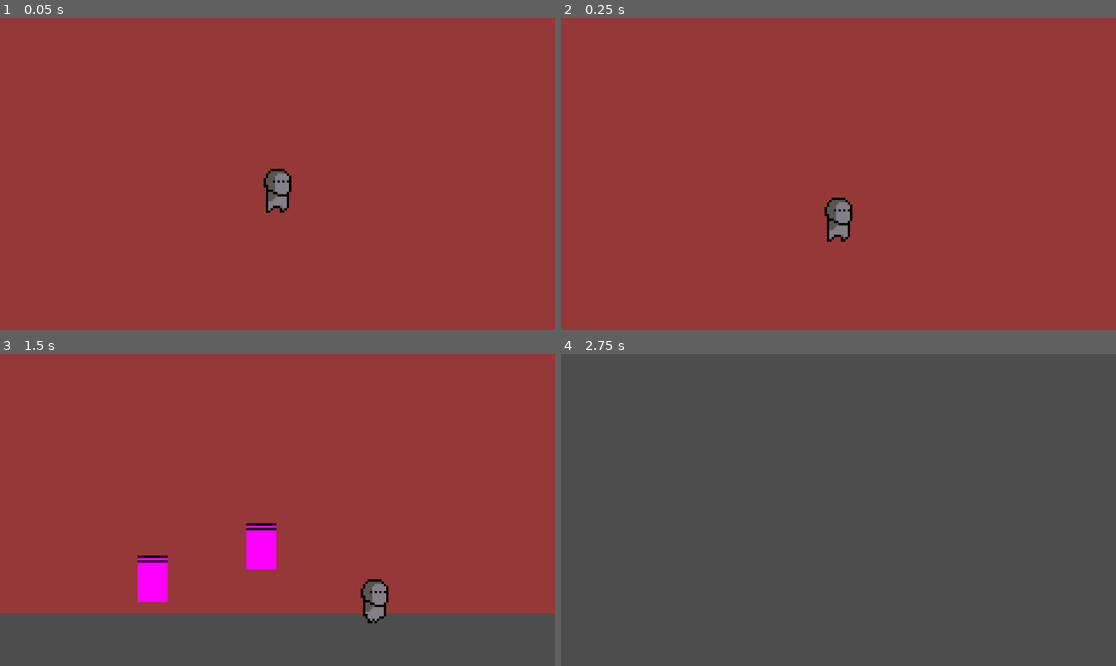
Above: before the commit, frames 1-4 (two rows, left to right).
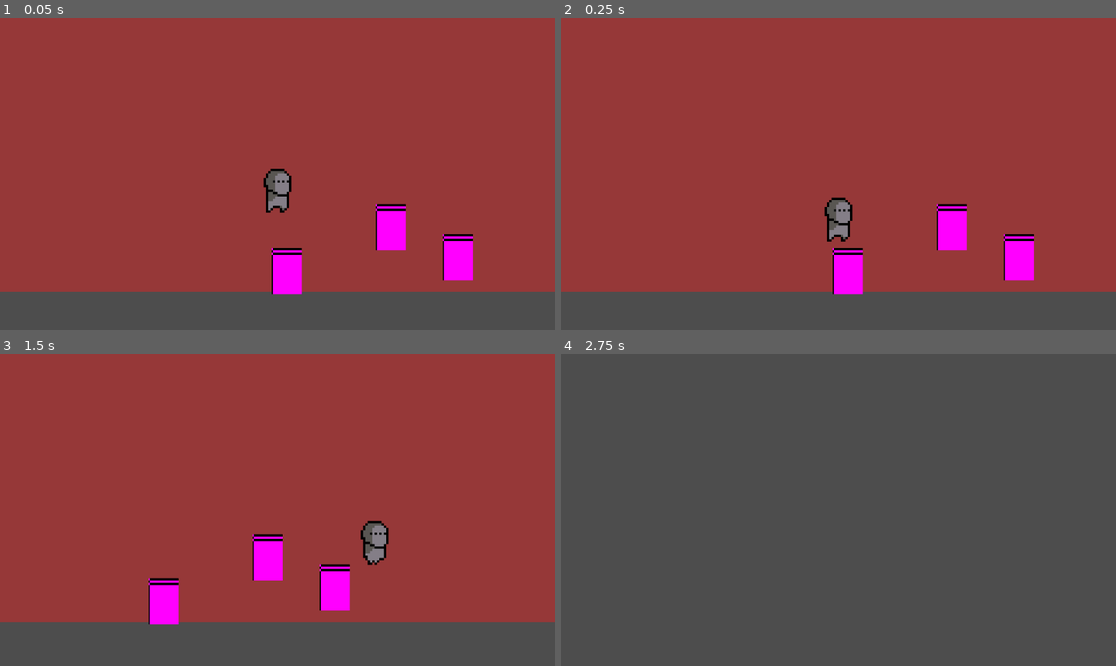
Above: after the commit, the same moments.

Repository: Muircat/gamejam2.0
Game: Godot game, scene res://testlevel.tscn
The game is run twice, just before and just after one commit, with the same random seed, the same clock (stepped at 60 frames per second) and the same inputs.
Inputs:
- Up to frame 1 (0.05 s): no input
- Up to frame 2 (0.25 s): no input
- Up to frame 3 (1.5 s): hold D (move_right) from 0.53 s (still down); tap Space (jump) at 0.6, 0.77, 1.07, 1.35 s
- Up to frame 4 (2.75 s): tap Space (jump) at 1.52, 1.82, 2.1 s; release D (move_right) at 2.03 s; hold A (move_left) from 2.03 s (still down)

The runs differ from the first frame. In frame 1, 15% of the frame differs, in the area x 0-100%, y 59-100%; in frame 2, 15%; in frame 3, 6.6%; in frame 4, nothing differs.

Commit message:
left level start

Diff:
--- /dev/null
+++ b/Left_levelv1.tscn
@@ -0,0 +1,43 @@
+[gd_scene format=3 uid="uid://4adto5mld4sh"]
+
+[ext_resource type="PackedScene" uid="uid://c0ojkm3pkvv4e" path="res://testcharacter.tscn" id="1_anwsc"]
+
+[sub_resource type="RectangleShape2D" id="RectangleShape2D_0kbk6"]
+
+[sub_resource type="PlaceholderTexture2D" id="PlaceholderTexture2D_f37j7"]
+
+[node name="left_level" type="Control" unique_id=661427357]
+layout_mode = 3
+anchors_preset = 0
+
+[node name="Control" type="Control" parent="." unique_id=1901440438]
+anchors_preset = 0
+offset_right = 40.0
+offset_bottom = 40.0
+
+[node name="ColorRect" type="ColorRect" parent="Control" unique_id=1769008212]
+layout_mode = 0
+offset_left = -2000.0
+offset_right = 1000.0
+offset_bottom = 500.0
+mouse_filter = 2
+
+[node name="floor" type="Control" parent="Control" unique_id=518050267]
+anchors_preset = 0
+offset_right = 40.0
+offset_bottom = 40.0
+
+[node name="StaticBody2D" type="StaticBody2D" parent="Control/floor" unique_id=1320227449]
+
+[node name="CollisionShape2D" type="CollisionShape2D" parent="Control/floor/StaticBody2D" unique_id=732900609]
+position = Vector2(-500, 499)
+scale = Vector2(150, 0.25)
+shape = SubResource("RectangleShape2D_0kbk6")
+
+[node name="Sprite2D" type="Sprite2D" parent="Control/floor/StaticBody2D" unique_id=788113401]
+position = Vector2(-500, 499)
+scale = Vector2(3000, 4.998)
+texture = SubResource("PlaceholderTexture2D_f37j7")
+
+[node name="TestCharacter" parent="Control" unique_id=1608240896 instance=ExtResource("1_anwsc")]
+position = Vector2(388, 400)
--- /dev/null
+++ b/testcharactercalum.tscn
@@ -0,0 +1,109 @@
+[gd_scene format=3 uid="uid://b08xao25xh4c3"]
+
+[ext_resource type="Script" uid="uid://bxjrgqessybs0" path="res://testcharacterscript.gd" id="1_qqbg2"]
+[ext_resource type="Texture2D" uid="uid://cy0uo4wm8et0" path="res://chknightspritesheet.png" id="2_si75p"]
+
+[sub_resource type="RectangleShape2D" id="RectangleShape2D_qb6j1"]
+size = Vector2(12, 19)
+
+[sub_resource type="AtlasTexture" id="AtlasTexture_qw0o3"]
+atlas = ExtResource("2_si75p")
+region = Rect2(0, 0, 64, 64)
+
+[sub_resource type="AtlasTexture" id="AtlasTexture_qb6j1"]
+atlas = ExtResource("2_si75p")
+region = Rect2(64, 0, 64, 64)
+
+[sub_resource type="AtlasTexture" id="AtlasTexture_lo6nh"]
+atlas = ExtResource("2_si75p")
+region = Rect2(128, 0, 64, 64)
+
+[sub_resource type="AtlasTexture" id="AtlasTexture_1dxbx"]
+atlas = ExtResource("2_si75p")
+region = Rect2(128, 0, 64, 64)
+
+[sub_resource type="AtlasTexture" id="AtlasTexture_ybn5s"]
+atlas = ExtResource("2_si75p")
+region = Rect2(64, 0, 64, 64)
+
+[sub_resource type="AtlasTexture" id="AtlasTexture_l8krr"]
+atlas = ExtResource("2_si75p")
+region = Rect2(384, 0, 64, 64)
+
+[sub_resource type="AtlasTexture" id="AtlasTexture_exmxo"]
+atlas = ExtResource("2_si75p")
+region = Rect2(64, 64, 64, 64)
+
+[sub_resource type="AtlasTexture" id="AtlasTexture_nlga5"]
+atlas = ExtResource("2_si75p")
+region = Rect2(192, 64, 64, 64)
+
+[sub_resource type="AtlasTexture" id="AtlasTexture_w31ce"]
+atlas = ExtResource("2_si75p")
+region = Rect2(256, 64, 64, 64)
+
+[sub_resource type="SpriteFrames" id="SpriteFrames_nlga5"]
+animations = [{
+"frames": [{
+"duration": 1.0,
+"texture": SubResource("AtlasTexture_qw0o3")
+}, {
+"duration": 1.0,
+"texture": SubResource("AtlasTexture_qb6j1")
+}, {
+"duration": 1.0,
+"texture": SubResource("AtlasTexture_lo6nh")
+}, {
+"duration": 1.0,
+"texture": SubResource("AtlasTexture_1dxbx")
+}, {
+"duration": 1.0,
+"texture": SubResource("AtlasTexture_ybn5s")
+}],
+"loop": true,
+"name": &"idle",
+"speed": 7.0
+}, {
+"frames": [{
+"duration": 1.0,
+"texture": SubResource("AtlasTexture_l8krr")
+}],
+"loop": true,
+"name": &"jump",
+"speed": 5.0
+}, {
+"frames": [{
+"duration": 1.0,
+"texture": SubResource("AtlasTexture_exmxo")
+}, {
+"duration": 1.0,
+"texture": SubResource("AtlasTexture_nlga5")
+}, {
+"duration": 1.0,
+"texture": SubResource("AtlasTexture_w31ce")
+}],
+"loop": true,
+"name": &"run",
+"speed": 9.0
+}]
+
+[node name="TestCharacter" type="CharacterBody2D" unique_id=1608240896]
+script = ExtResource("1_qqbg2")
+speed = 100
+jumpvel = -100
+
+[node name="CollisionShape2D" type="CollisionShape2D" parent="." unique_id=1784526545]
+position = Vector2(0, 6.5)
+shape = SubResource("RectangleShape2D_qb6j1")
+
+[node name="AnimatedSprite2D" type="AnimatedSprite2D" parent="." unique_id=1628654823]
+sprite_frames = SubResource("SpriteFrames_nlga5")
+animation = &"jump"
+
+[node name="Camera2D" type="Camera2D" parent="." unique_id=1621685995]
+zoom = Vector2(4, 4)
+limit_smoothed = true
+position_smoothing_enabled = true
+rotation_smoothing_enabled = true
+drag_horizontal_enabled = true
+drag_vertical_enabled = true
--- a/testlevel.tscn
+++ b/testlevel.tscn
@@ -21,6 +21,10 @@
 anchors_preset = 15
 anchor_right = 1.0
 anchor_bottom = 1.0
+offset_left = -118.0
+offset_top = 2.0
+offset_right = -118.0
+offset_bottom = 2.0
 grow_horizontal = 2
 grow_vertical = 2
 mouse_filter = 2
@@ -28,8 +32,10 @@
 
 [node name="Floor" type="Control" parent="." unique_id=36228307]
 anchors_preset = 0
-offset_right = 40.0
-offset_bottom = 40.0
+offset_left = 5.0
+offset_top = 3.0
+offset_right = 45.0
+offset_bottom = 43.0
 
 [node name="StaticBody2D2" type="StaticBody2D" parent="Floor" unique_id=1037867717]
 position = Vector2(578, 511)
@@ -42,7 +48,7 @@
 texture = SubResource("PlaceholderTexture2D_w3snd")
 
 [node name="StaticBody2D3" type="StaticBody2D" parent="Floor" unique_id=526723398]
-position = Vector2(531, 525)
+position = Vector2(533, 530)
 
 [node name="CollisionShape2D" type="CollisionShape2D" parent="Floor/StaticBody2D3" unique_id=177196296]
 shape = SubResource("RectangleShape2D_pi5jr")
@@ -51,7 +57,17 @@
 scale = Vector2(0.13000038, 1)
 texture = SubResource("PlaceholderTexture2D_w3snd")
 
+[node name="StaticBody2D4" type="StaticBody2D" parent="Floor" unique_id=1220440805]
+position = Vector2(607, 524)
+
+[node name="CollisionShape2D" type="CollisionShape2D" parent="Floor/StaticBody2D4" unique_id=1848238850]
+shape = SubResource("RectangleShape2D_pi5jr")
+
+[node name="Sprite2D" type="Sprite2D" parent="Floor/StaticBody2D4" unique_id=2076384340]
+scale = Vector2(0.13000038, 1)
+texture = SubResource("PlaceholderTexture2D_w3snd")
+
 [node name="TestCharacter" parent="." unique_id=2036381043 instance=ExtResource("2_pi5jr")]
-position = Vector2(532, 428)
+position = Vector2(534, 491)
 gravity = 400
 jumpvel = -140
